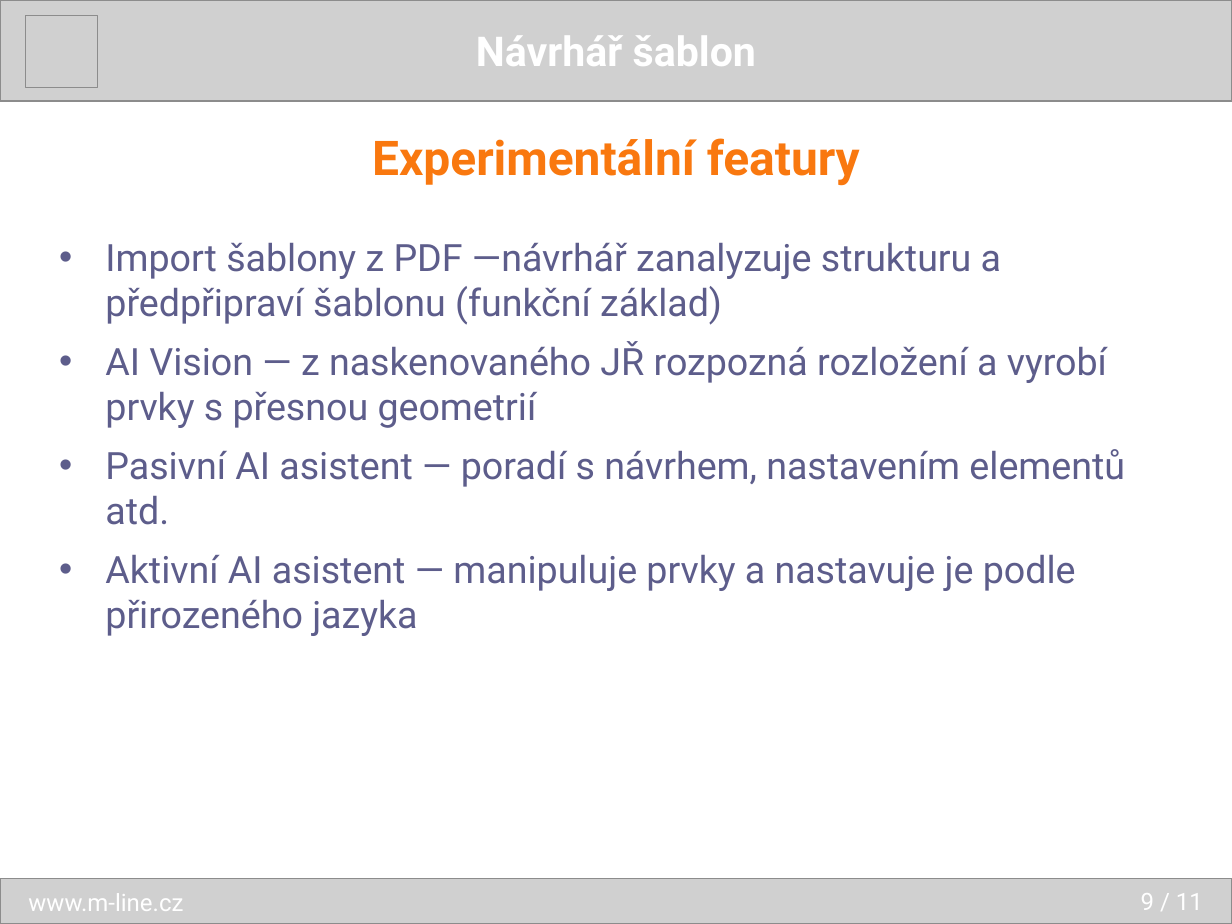
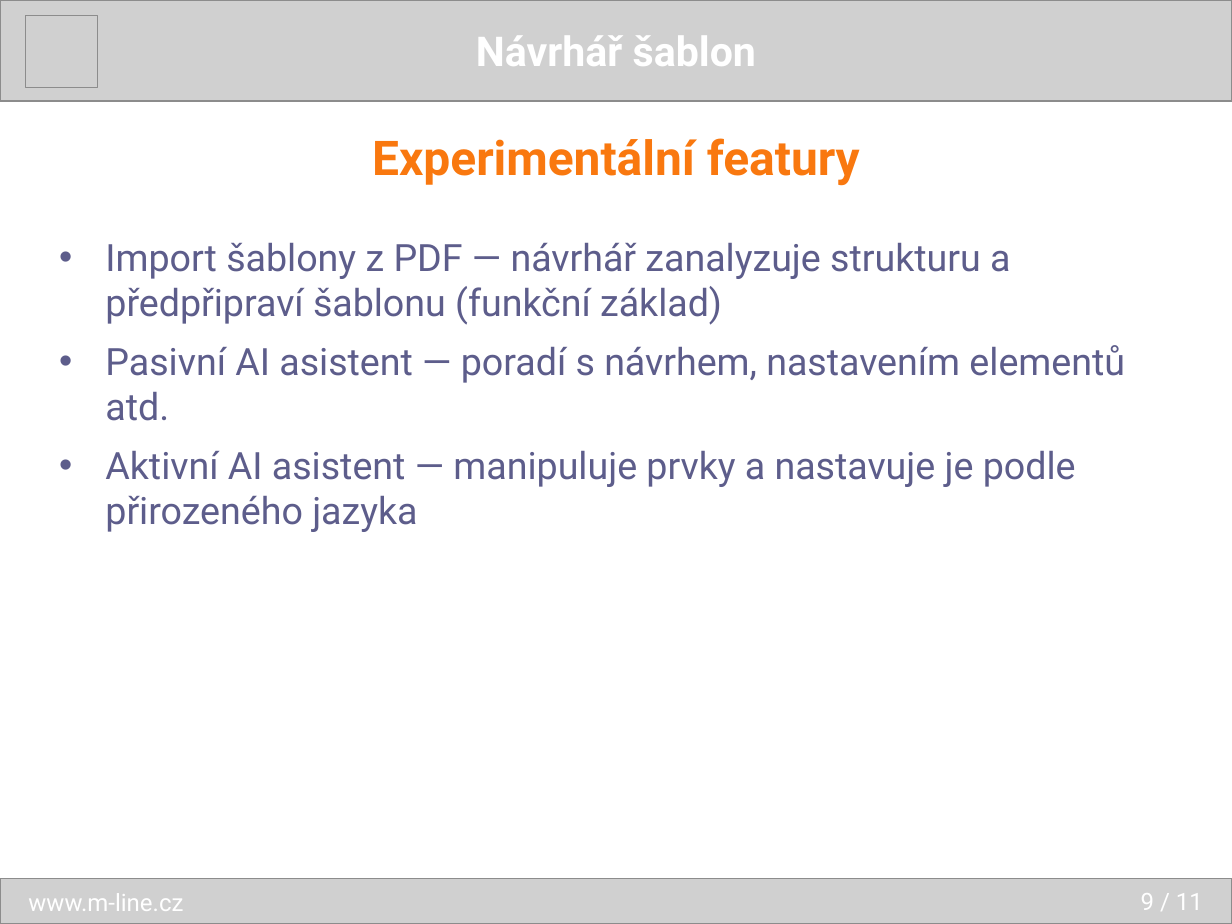
Before and after one commit to dracekmartin/EDISON2-projekt, a slide deck: slide 9 of TemplateDesigner/prezentace/TemplateDesigner.pptx. Drawn at 1232x924 pixels with LibreOffice and Linux fonts; fonts in the diff are those of the drawing; grey boxes stand for pictures. Boxes give left, top, right and bottom in pixels: in the first picture for what was removed or moved away, otherwise in the second. Text is boxed around its words. In the diff, an @@ line names an element or a change of style, - is before the commit and + after.

```diff
--- a/TemplateDesigner/prezentace/TemplateDesigner.pptx
+++ b/TemplateDesigner/prezentace/TemplateDesigner.pptx
@@ text at (105,243,1010,325): text changed @@
-• Import šablony z PDF —návrhář zanalyzuje strukturu a předpřipraví šablonu (funkční základ)
-• AI Vision — z naskenovaného JŘ rozpozná rozložení a vyrobí prvky s přesnou geometrií
+• Import šablony z PDF — návrhář zanalyzuje strukturu a předpřipraví šablonu (funkční základ)
```
Also in this commit, not shown: 8 other slides changed.
